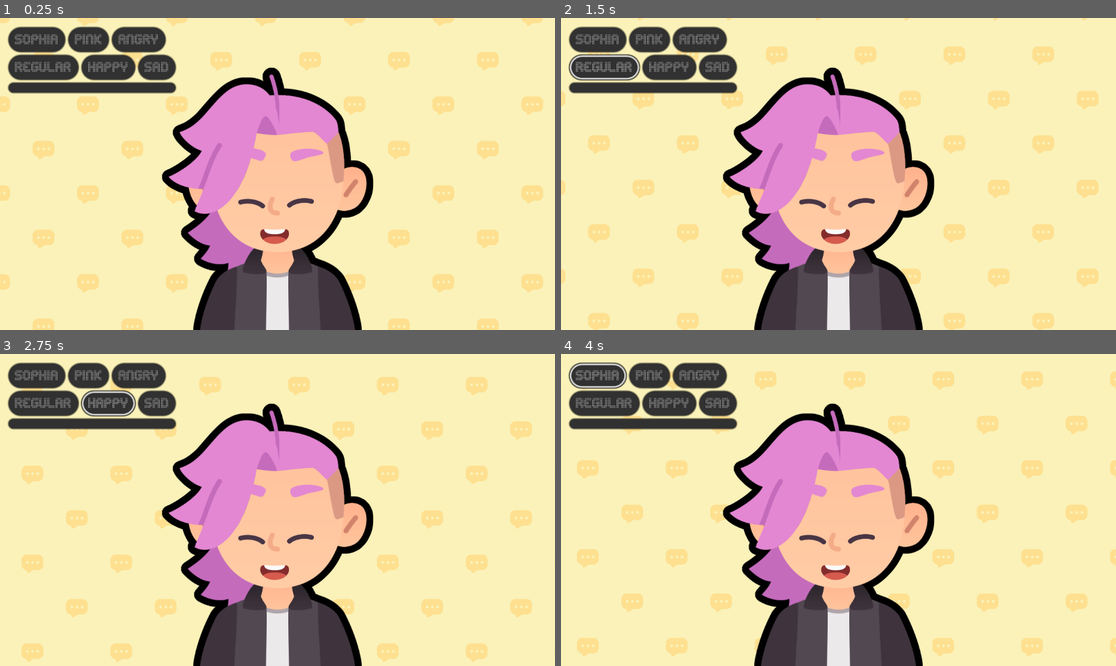
Above: before the commit, frames 1-4 (two rows, left to right).
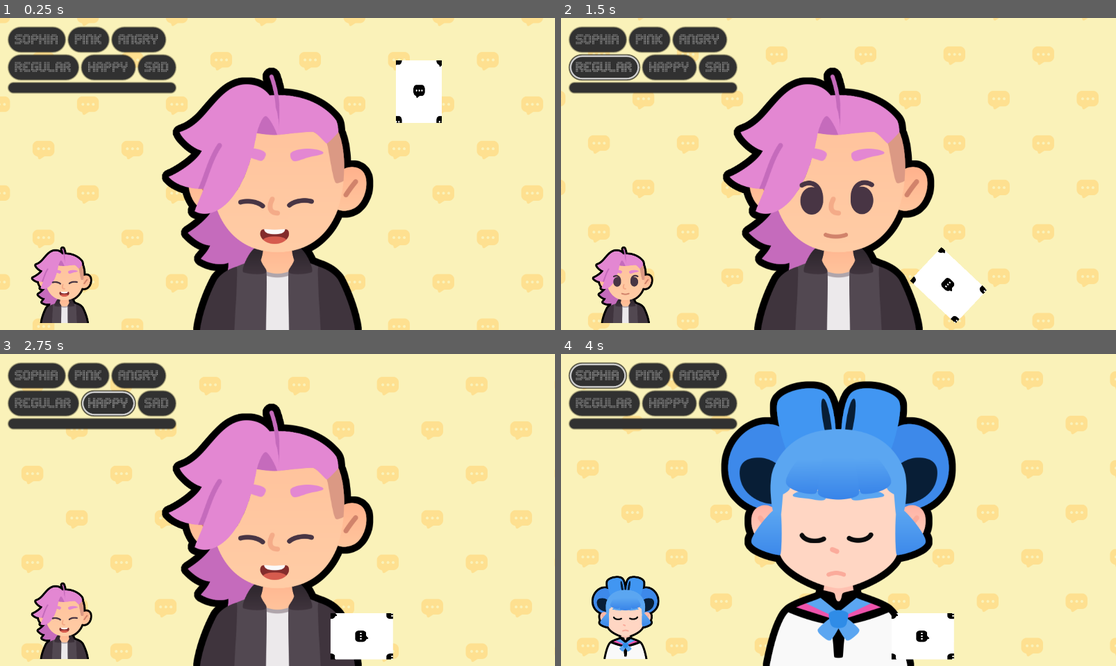
Above: after the commit, the same moments.

Repository: JL-r126/GodotModule7
Game: Godot game, scene res://expressions.tscn
Two runs of this game, one before a commit and one after it. Both use one fixed random seed, a clock stepped at 60 frames per second and the inputs below. This scene is started directly instead of the project's main scene.
Inputs:
- Up to frame 1 (0.25 s): no input
- Up to frame 2 (1.5 s): click "Angry" at 0.5 s; click "Regular" at 1.25 s
- Up to frame 3 (2.75 s): click "Happy" at 2 s
- Up to frame 4 (4 s): click "Sad" at 2.75 s; click "Sophia" at 3.5 s

The runs differ from the first frame. In frame 1, 3.6% of the frame differs, in the area x 5-80%, y 13-98%; in frame 2, 4.4%; in frame 3, 3.6%; in frame 4, 31%, in the area x 5-72%, y 8-100%.

Commit message:
rigid body for adam to fix

Diff:
--- a/Dialogue.gd
+++ b/Dialogue.gd
@@ -4,26 +4,78 @@
 @onready var next_button: Button = %nextButton
 @onready var previous_button: Button = %previousButton
 @onready var audio_stream_player: AudioStreamPlayer = %AudioStreamPlayer
+@onready var body: TextureRect = %body
+@onready var expression: TextureRect = %expression
 
-var dialogue_items: Array[String] = [
-	"talk",
-	"hello world",
-	"this is code"
+
+var dict: Dictionary = {
+	"happy": preload("res://assets/emotion_happy.png"),
+	"regular": preload("res://assets/emotion_regular.png"),
+	"sad": preload("res://assets/emotion_sad.png"),
+	"angry": preload("res://assets/extras/emotion_angry.png"),
+}
+
+var dict2: Dictionary = {
+	"sophia": preload("res://assets/sophia.png"),
+	"pink": preload("res://assets/pink.png")
+}
+
+var dialogue_items: Array[Dictionary] = [
+	{
+		"text": "talk",
+		"expression": dict["regular"],
+		"character": dict2["sophia"]
+	},
+	{
+		"text": "hello world",
+		"expression": dict["happy"],
+		"character": dict2["sophia"]
+	},
+	{
+		"text": "this is code",
+		"expression": dict["sad"],
+		"character": dict2["pink"]
+	},
+	{
+		"text": "something else",
+		"expression": dict["angry"],
+		"character": dict2["sophia"]
+	},
+	{
+		"text": "bye",
+		"expression": dict["angry"],
+		"character": dict2["pink"]
+	},
 ]
 
 var current_item_index := 0
 
 func show_text() -> void:
 	var current_item := dialogue_items[current_item_index]
-	rich_text_label.text = current_item
+	rich_text_label.text = current_item["text"]
+	expression.texture = current_item["expression"]
+	body.texture = current_item["character"]
 	rich_text_label.visible_ratio = 0.0
+	body.modulate = "ffffff00"
+	body.position.x = 190.0
+	var char_tween := create_tween()
+	char_tween.set_parallel()
+	char_tween.tween_property(body, "modulate:a", 1.0, 0.2)
+	char_tween.tween_property(body, "position:x", 2.0, 0.3)
 	var tween := create_tween()
-	var text_appearing_duration := 1.2
+	var text_appearing_duration := rich_text_label.text.length() * 0.08
 	tween.tween_property(rich_text_label, "visible_ratio", 1.0, text_appearing_duration)
 	var sound_max_offset := audio_stream_player.stream.get_length() - text_appearing_duration
 	var sound_start_position := randf() * sound_max_offset
 	audio_stream_player.play(sound_start_position)
 	tween.finished.connect(audio_stream_player.stop)
+
+	next_button.disabled = true
+	previous_button.disabled = true
+	tween.finished.connect(func() -> void:
+		next_button.disabled = false
+		previous_button.disabled = false
+	)
 
 func _ready() -> void:
 	show_text()
--- a/Dialogue.tscn
+++ b/Dialogue.tscn
@@ -14,6 +14,18 @@
 shader_parameter/bg_color = Color(0.98039216, 0.9490196, 0.7254902, 1)
 shader_parameter/pattern_color = Color(0.99607843, 0.8784314, 0.5647059, 1)
 shader_parameter/pattern_size = 256.0
+
+[sub_resource type="InputEventAction" id="InputEventAction_ryofh"]
+action = &"advance_text"
+
+[sub_resource type="Shortcut" id="Shortcut_ld8m1"]
+events = [SubResource("InputEventAction_ryofh")]
+
+[sub_resource type="InputEventAction" id="InputEventAction_udbaf"]
+action = &"previous_text"
+
+[sub_resource type="Shortcut" id="Shortcut_8sd7k"]
+events = [SubResource("InputEventAction_udbaf")]
 
 [node name="Dialogue" type="Control"]
 layout_mode = 3
@@ -36,6 +48,7 @@
 grow_vertical = 2
 
 [node name="body" type="TextureRect" parent="."]
+unique_name_in_owner = true
 layout_mode = 1
 anchors_preset = -1
 anchor_right = 0.5
@@ -49,6 +62,7 @@
 stretch_mode = 5
 
 [node name="expression" type="TextureRect" parent="body"]
+unique_name_in_owner = true
 layout_mode = 1
 anchors_preset = 15
 anchor_right = 1.0
@@ -74,6 +88,7 @@
 offset_top = 593.0
 offset_right = -455.0
 offset_bottom = -372.0
+bbcode_enabled = true
 text = "Hello World!"
 fit_content = true
 
@@ -91,6 +106,7 @@
 offset_bottom = -8.0
 grow_horizontal = 0
 grow_vertical = 0
+shortcut = SubResource("Shortcut_ld8m1")
 text = "next
 "
 
@@ -108,6 +124,7 @@
 offset_bottom = -9.0
 grow_horizontal = 0
 grow_vertical = 0
+shortcut = SubResource("Shortcut_8sd7k")
 text = "previous"
 
 [node name="AudioStreamPlayer" type="AudioStreamPlayer" parent="."]
--- /dev/null
+++ b/character.gd
@@ -0,0 +1,30 @@
+extends CharacterBody2D
+
+
+const SPEED = 300.0
+const JUMP_VELOCITY = -1200.0
+
+
+func _physics_process(delta: float) -> void:
+	# Add the gravity.
+	if not is_on_floor():
+		velocity += get_gravity() * delta
+
+	# Handle jump.
+	if Input.is_action_just_pressed("boost") and is_on_floor():
+		velocity.y = JUMP_VELOCITY
+
+	# Get the input direction and handle the movement/deceleration.
+	# As good practice, you should replace UI actions with custom gameplay actions.
+	var direction := Input.get_axis("move_left", "move_right")
+	if direction:
+		velocity.x = direction * SPEED
+	else:
+		velocity.x = move_toward(velocity.x, 0, SPEED)
+
+	move_and_slide()
+
+func _process(_delta: float) -> void:
+	$body2.modulate = %ColorPickerButton.color
+	$body2.texture = %body.texture
+	$body2/face.texture = %expression.texture
--- a/expressions.gd
+++ b/expressions.gd
@@ -13,21 +13,55 @@
 @onready var sad: Button = %sad
 @onready var color_picker_button: ColorPickerButton = %ColorPickerButton
 
-var bodies: Dictionary[String, Texture2D] = {
-	"sophia": preload("res://assets/sophia.png"),
-	"pink": preload("res://assets/pink.png")
+@onready var bodies: Dictionary[Button, Texture2D] = {
+	sophia: preload("res://assets/sophia.png"),
+	pink: preload("res://assets/pink.png")
 }
 
-var expressions: Dictionary[String, Texture2D] = {
-	"happy": preload("res://assets/emotion_happy.png"),
-	"regular": preload("res://assets/emotion_regular.png"),
-	"sad": preload("res://assets/emotion_sad.png"),
-	"angry": preload("res://assets/extras/emotion_angry.png"),
+@onready var expressions: Dictionary[Button, Texture2D] = {
+	happy: preload("res://assets/emotion_happy.png"),
+	regular: preload("res://assets/emotion_regular.png"),
+	sad: preload("res://assets/emotion_sad.png"),
+	angry: preload("res://assets/extras/emotion_angry.png"),
+}
+
+var test: Dictionary = {
+	PI: Vector2.ZERO,
+	_ready: "hi",
+	["hi", 7, PI]: 8
 }
 
 func _ready() -> void:
-	body.texture = bodies["pink"]
-	expression.texture = expressions["happy"]
+	body.texture = bodies[pink]
+	expression.texture = preload("res://assets/emotion_happy.png")
+	test[_ready] += "l000"
+	print(test)
 
+	for item in expressions.keys():
+		item.pressed.connect(func() -> void:
+			expression.texture = expressions[item])
+	for item in bodies.keys():
+		item.pressed.connect(func() -> void:
+			body.texture = bodies[item])
+	"""
+	sophia.pressed.connect(func() -> void:
+		body.texture = bodies["sophia"]
+	)
+	pink.pressed.connect(func() -> void:
+		body.texture = bodies["pink"]
+	)
+	angry.pressed.connect(func() -> void:
+		expression.texture = expressions[angry]
+	)
+	regular.pressed.connect(func() -> void:
+		expression.texture = expressions[regular]
+	)
+	happy.pressed.connect(func() -> void:
+		expression.texture = expressions[happy]
+	)
+	sad.pressed.connect(func() -> void:
+		expression.texture = expressions[sad]
+	)
+	"""
 func _process(_delta: float) -> void:
 	body.modulate = color_picker_button.color
--- a/expressions.tscn
+++ b/expressions.tscn
@@ -6,6 +6,9 @@
 [ext_resource type="Texture2D" uid="uid://bnly1gkbxw6b5" path="res://assets/bubble_pattern.png" id="4_ofruo"]
 [ext_resource type="Texture2D" uid="uid://copkt78vgp37i" path="res://assets/sophia.png" id="5_mgwxf"]
 [ext_resource type="Texture2D" uid="uid://d000xjtr4iqtk" path="res://assets/emotion_regular.png" id="6_d0dyi"]
+[ext_resource type="Texture2D" uid="uid://vb24hfgkeyti" path="res://assets/pink.png" id="7_2ose3"]
+[ext_resource type="Script" uid="uid://yndr5q6s1bha" path="res://character.gd" id="7_yxgko"]
+[ext_resource type="Script" uid="uid://c3prebtw4dyph" path="res://rigid_body_2d.gd" id="9_3lcr7"]
 
 [sub_resource type="ShaderMaterial" id="ShaderMaterial_ee4bf"]
 shader = ExtResource("3_3lcr7")
@@ -13,6 +16,18 @@
 shader_parameter/bg_color = Color(0.98039216, 0.9490196, 0.7254902, 1)
 shader_parameter/pattern_color = Color(0.99607843, 0.8784314, 0.5647059, 1)
 shader_parameter/pattern_size = 256.0
+
+[sub_resource type="RectangleShape2D" id="RectangleShape2D_yxgko"]
+size = Vector2(1920, 26)
+
+[sub_resource type="RectangleShape2D" id="RectangleShape2D_ofruo"]
+size = Vector2(655, 26)
+
+[sub_resource type="RectangleShape2D" id="RectangleShape2D_3lcr7"]
+size = Vector2(214, 266)
+
+[sub_resource type="RectangleShape2D" id="RectangleShape2D_mgwxf"]
+size = Vector2(159, 214)
 
 [node name="Dialogue" type="Control"]
 layout_mode = 3
@@ -115,3 +130,53 @@
 unique_name_in_owner = true
 layout_mode = 2
 color = Color(1, 1, 1, 1)
+
+[node name="StaticBody2D" type="StaticBody2D" parent="."]
+position = Vector2(12, 1066)
+collision_layer = 6
+
+[node name="CollisionShape2D" type="CollisionShape2D" parent="StaticBody2D"]
+position = Vector2(950, 3)
+shape = SubResource("RectangleShape2D_yxgko")
+
+[node name="CollisionShape2D2" type="CollisionShape2D" parent="StaticBody2D"]
+position = Vector2(1648, -112)
+rotation = -0.4207594
+shape = SubResource("RectangleShape2D_ofruo")
+
+[node name="CharacterBody2D" type="CharacterBody2D" parent="."]
+position = Vector2(217, 881)
+collision_layer = 3
+collision_mask = 6
+script = ExtResource("7_yxgko")
+metadata/_edit_group_ = true
+
+[node name="CollisionShape2D" type="CollisionShape2D" parent="CharacterBody2D"]
+position = Vector2(-4, -9)
+shape = SubResource("RectangleShape2D_3lcr7")
+
+[node name="body2" type="Sprite2D" parent="CharacterBody2D"]
+unique_name_in_owner = true
+position = Vector2(5.9999847, -34)
+scale = Vector2(0.48828125, 0.4921875)
+texture = ExtResource("7_2ose3")
+
+[node name="face" type="Sprite2D" parent="CharacterBody2D/body2"]
+unique_name_in_owner = true
+texture = ExtResource("6_d0dyi")
+
+[node name="RigidBody2D" type="RigidBody2D" parent="."]
+position = Vector2(1450, 226)
+collision_layer = 2
+collision_mask = 4
+constant_force = Vector2(-12, 0)
+script = ExtResource("9_3lcr7")
+
+[node name="CollisionShape2D" type="CollisionShape2D" parent="RigidBody2D"]
+position = Vector2(0.5, 0)
+shape = SubResource("RectangleShape2D_mgwxf")
+
+[node name="BubblePattern" type="Sprite2D" parent="RigidBody2D"]
+position = Vector2(3.8146973e-06, 0)
+scale = Vector2(0.62109375, 0.84375)
+texture = ExtResource("4_ofruo")
--- a/practices/L10.P2.party_members/party_members.gd
+++ b/practices/L10.P2.party_members/party_members.gd
@@ -28,20 +28,24 @@
 
 # displays the party member's portrait and its name
 func show_party_member() -> void:
-	# make sure to display the member's image
-	# make sure to display the member's name
-	pass
+	var current_item := items[item_index]
+	rich_text_label.text = current_item["name"]
+	texture_rect.texture = current_item["portrait"]
 
 # Increments the index each time is called.
 func advance() -> void:
 	# make sure to increment the `item_index`
+	item_index += 1
 	if item_index >= items.size():
 		item_index = 0
+	show_party_member()
 	# Don't forget to call the show_party_member function
 
 # Decrements the index each time is called.
 func rewind() -> void:
 	# make sure to decrement the `item_index`
+	item_index -= 1
 	if item_index < 0:
 		item_index = items.size() - 1
+	show_party_member()
 	# Don't forget to call the show_party_member function
--- a/practices/L10.P2.party_members/party_members.tscn
+++ b/practices/L10.P2.party_members/party_members.tscn
@@ -1,11 +1,12 @@
-[gd_scene load_steps=4 format=3]
+[gd_scene load_steps=4 format=3 uid="uid://crmr85ik0gxau"]
 
-[ext_resource type="Material" path="res://practices/L10.P2.party_members/assets/practice_background_material.tres" id="1_7rtxs"]
-[ext_resource type="Theme" path="res://practices/L10.P2.party_members/assets/practice_exercises_theme.tres" id="2_pxvyq"]
-[ext_resource type="Script" path="res://practices/L10.P2.party_members/party_members.gd" id="3_tk8em"]
+[ext_resource type="Material" uid="uid://dvpewvoevfv4i" path="res://practices/L10.P2.party_members/assets/practice_background_material.tres" id="1_7rtxs"]
+[ext_resource type="Theme" uid="uid://cikdnop5etmcl" path="res://practices/L10.P2.party_members/assets/practice_exercises_theme.tres" id="2_pxvyq"]
+[ext_resource type="Script" uid="uid://8c5t3s0lou7s" path="res://practices/L10.P2.party_members/party_members.gd" id="3_tk8em"]
 
 [node name="PartyMembers" type="ColorRect"]
 material = ExtResource("1_7rtxs")
+anchors_preset = 15
 anchor_right = 1.0
 anchor_bottom = 1.0
 grow_horizontal = 2
--- a/project.godot
+++ b/project.godot
@@ -79,6 +79,18 @@
 "events": [Object(InputEventMouseButton,"resource_local_to_scene":false,"resource_name":"","device":-1,"window_id":0,"a …(259 unchanged characters)…
 ]
 }
+advance_text={
+"deadzone": 0.2,
+"events": [Object(InputEventKey,"resource_local_to_scene":false,"resource_name":"","device":-1,"window_id":0,"alt_pressed":false,"shift_pressed":false,"ctrl_pressed":false,"meta_pressed":false,"pressed":false,"keycode":0,"physical_keycode":4194309,"key_label":0,"unicode":0,"location":0,"echo":false,"script":null)
+, Object(InputEventKey,"resource_local_to_scene":false,"resource_name":"","device":-1,"window_id":0,"alt_pressed":false,"shift_pressed":false,"ctrl_pressed":false,"meta_pressed":false,"pressed":false,"keycode":0,"physical_keycode":32,"key_label":0,"unicode":32,"location":0,"echo":false,"script":null)
+]
+}
+previous_text={
+"deadzone": 0.2,
+"events": [Object(InputEventKey,"resource_local_to_scene":false,"resource_name":"","device":-1,"window_id":0,"alt_pressed":false,"shift_pressed":false,"ctrl_pressed":false,"meta_pressed":false,"pressed":false,"keycode":0,"physical_keycode":4194308,"key_label":0,"unicode":0,"location":0,"echo":false,"script":null)
+, Object(InputEventKey,"resource_local_to_scene":false,"resource_name":"","device":-1,"window_id":0,"alt_pressed":false,"shift_pressed":false,"ctrl_pressed":false,"meta_pressed":false,"pressed":false,"keycode":0,"physical_keycode":4194312,"key_label":0,"unicode":0,"location":0,"echo":false,"script":null)
+]
+}
 
 [rendering]
 
--- /dev/null
+++ b/rigid_body_2d.gd
@@ -0,0 +1,15 @@
+extends RigidBody2D
+@onready var char = $"../CharacterBody2D"
+# Called when the node enters the scene tree for the first time.
+func _ready() -> void:
+	pass # Replace with function body.
+
+
+# Called every frame. 'delta' is the elapsed time since the previous frame.
+
+func _physics_process(delta: float) -> void:
+	if char.move_and_slide():
+		for i in char.get_slide_collision_count():
+			var col = char.get_slide_collision(i)
+			if col.get_collider() is RigidBody2D:
+				col.get_collider().apply_force(col.get_normal() * -500)
Not shown: 1 places in Dialogue.tscn that only renumber resources
Not shown, added: character.gd.uid
Not shown: 1 places in expressions.tscn that only renumber resources
Not shown, added: rigid_body_2d.gd.uid
